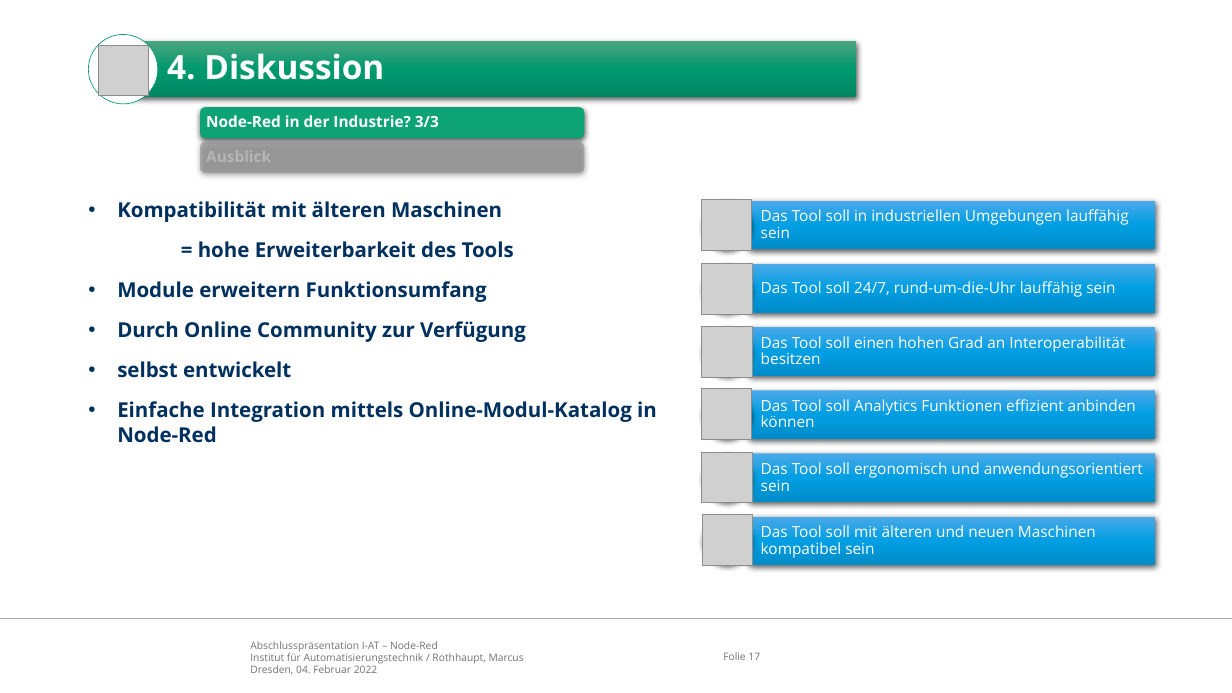
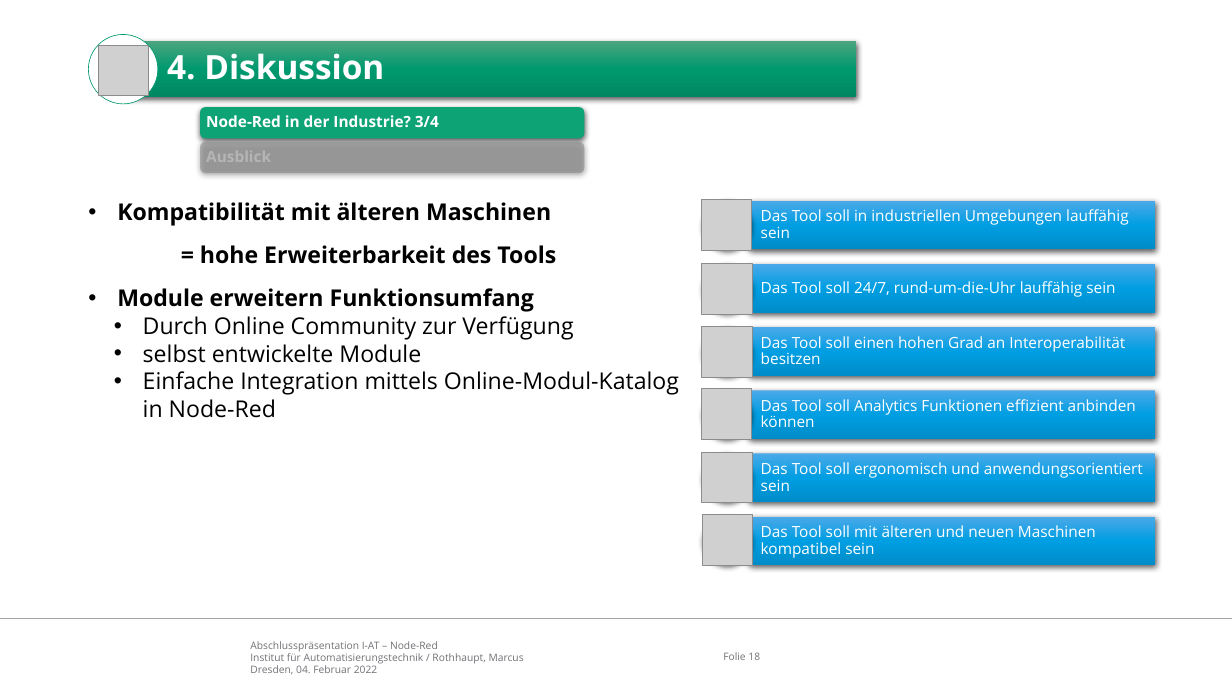
Before and after one commit to appist-dev/agteletud-node-red, a slide deck: slide 18 of docs/presentation/Abschlusspräsentation Node-Red.pptx (slide 17 before the commit). Drawn at 1232x693 pixels with LibreOffice and Linux fonts; fonts in the diff are those of the drawing; grey boxes stand for pictures; background and template pictures are left out. Boxes give left, top, right and bottom in pixels: in the first picture for what was removed or moved away, otherwise in the second. Text is boxed around its words. In the diff, an @@ line names an element or a change of style, - is before the commit and + after.

```diff
--- a/docs/presentation/Abschlusspräsentation Node-Red.pptx
+++ b/docs/presentation/Abschlusspräsentation Node-Red.pptx
@@ text at [206,115,439,127]: text changed @@
-Node-Red in der Industrie? 3/3
+Node-Red in der Industrie? 3/4
@@ text at [117,202,679,418]: size 16 to 18 pt, text colour #00305D to #000000 in "Kompatibilität mit älteren Maschinen", "= hohe Erweiterbarkeit des Tools", "Module erweitern Funktionsumfang", "Durch Online Community zur Verfügung" and 1 more places; bold off in "Durch Online Community zur Verfügung", "Einfache Integration mittels Online-Modul-Katalog in Node-Re ..."; list level 1 to 4 in "Durch Online Community zur Verfügung"; list level 1 to 4 in "Einfache Integration mittels Online-Modul-Katalog in ..." @@
@@ text at [143,344,421,363]: text changed; size 16 to 18 pt; text colour #00305D to #000000; bold off @@
-• selbst entwickelt
+      • selbst entwickelte Module
@@ page number at [723,652,760,660]: text changed @@
-Folie 17
+Folie 18
```
Also in this commit, not shown: 16 other slides changed, 4 slides added, 1 slide removed, 1 other file.
